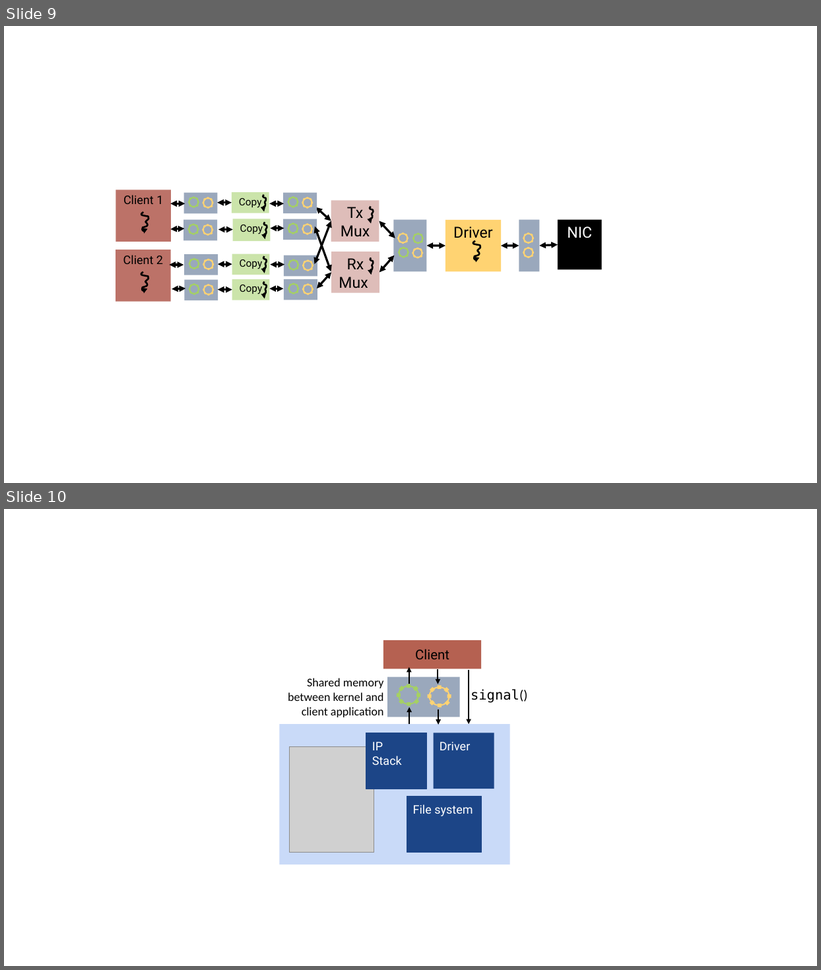
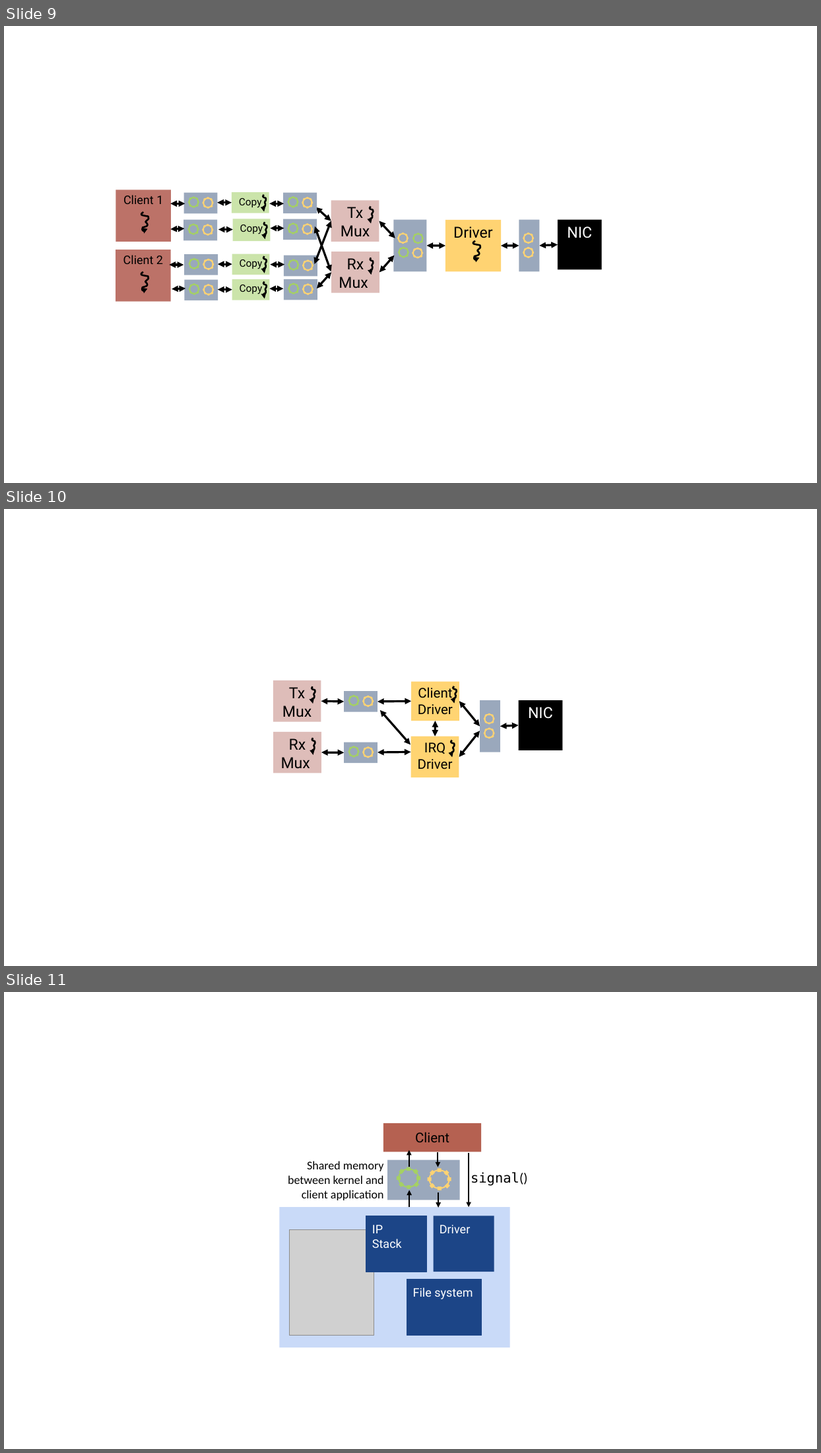
Before and after one commit to lucypa/thesis, a slide deck: imgs/figs.pptx. Shown one above the other, each under a label of ours: slides 9 and 10 before the commit, slides 9, 10 and 11 after it. The pictures are 821x970 and 821x1453 pixels, drawn with LibreOffice and Linux fonts; fonts in the diff are those of the drawing; grey boxes stand for pictures. Boxes give left, top, right and bottom in pixels: in the first picture for what was removed or moved away, otherwise in the second. Text is boxed around its words. In the diff, an @@ line names an element or a change of style, - is before the commit and + after.

```diff
--- a/imgs/figs.pptx
+++ b/imgs/figs.pptx
@@ slide 10 added at bbox=[4, 509, 817, 966], background #FFFFFF @@
@@ group added at bbox=[273, 681, 563, 778]: 56 rectangles, 9 double arrows, 6 ellipses, 4 freeform shapes @@
+Rx
+Mux
+Tx
+Mux
+NIC
+IRQ Driver
+Client Driver
@@ what was slide 10 is now slide 11 @@
```
Also in this commit, not shown: 14 other files.
